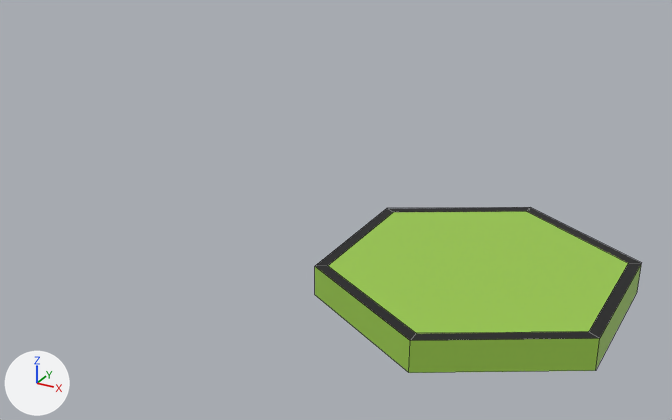
Before and after pictures for a commit that changed the Blender file models/tiles/varoma_tile.blend.
Rendered twice from a 50 mm camera at (1.69, -4.87, 2.79) aimed at (-1.02, 0.05, 0.33). The lights are fixed; the arrows at lower left show +X, +Y and +Z. The picture after the commit comes second. Mesh edges are drawn as thin lines.

Names of what the first picture shows: 'VaromaTile'.
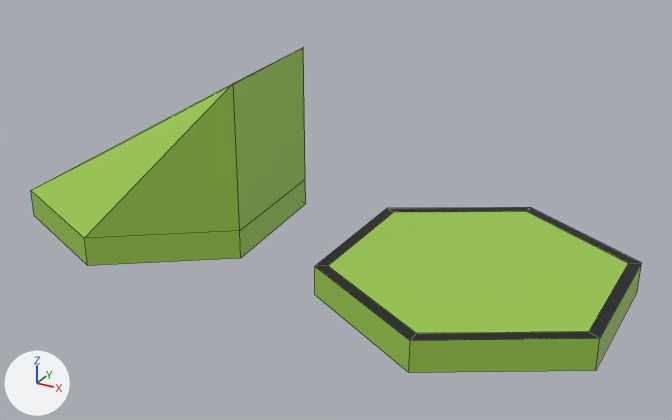
The newer file is also turned or shifted as a whole; pictures and numbers use the older file's frame.

Where the change shows, as pixel boxes (x1, y1, x2, y2) in the pictures (672 x 420 px):
'VaromaStairTile', added (green)
    after: (31, 48, 306, 266)

The change, as a diff of the scene's bpy script:
```diff
--- a/models/tiles/varoma_tile.blend.py
+++ b/models/tiles/varoma_tile.blend.py
@@ me_cylinder_008 @@
+me_cylinder_008.from_pydata(...)  # 14 vertices, 13 faces; spans x -0.98..0.83, y -0.87..1.12, z 0.0..1.2
+me_cylinder_008.materials.append(mat_basepalette)  # picture img_base_palette_png_002
@@ ob_varomastairtile @@
+ob_varomastairtile = bpy.data.objects.new('VaromaStairTile', me_cylinder_008)
+ob_varomastairtile.location = (-2.378, 0.0, 0.0)
```
